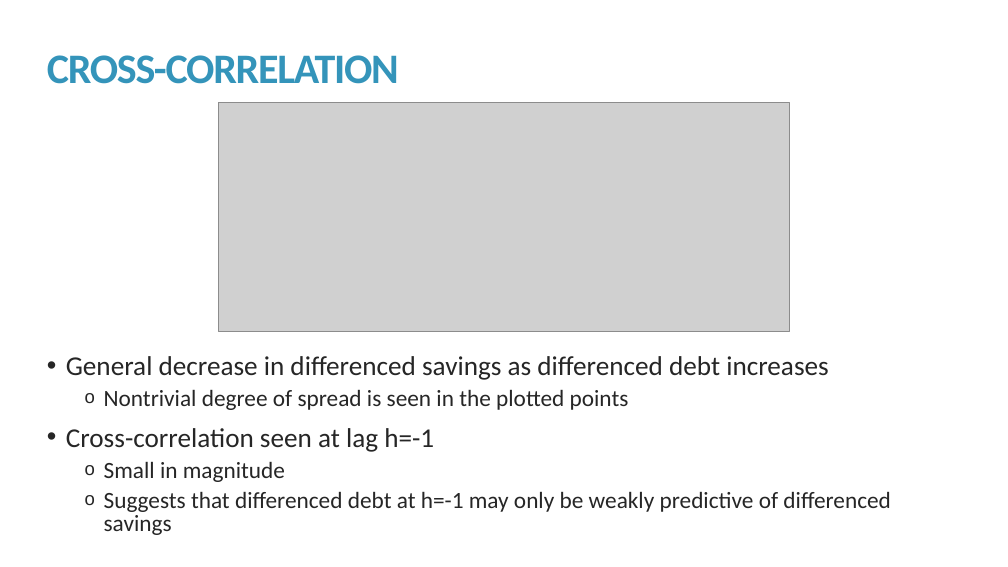
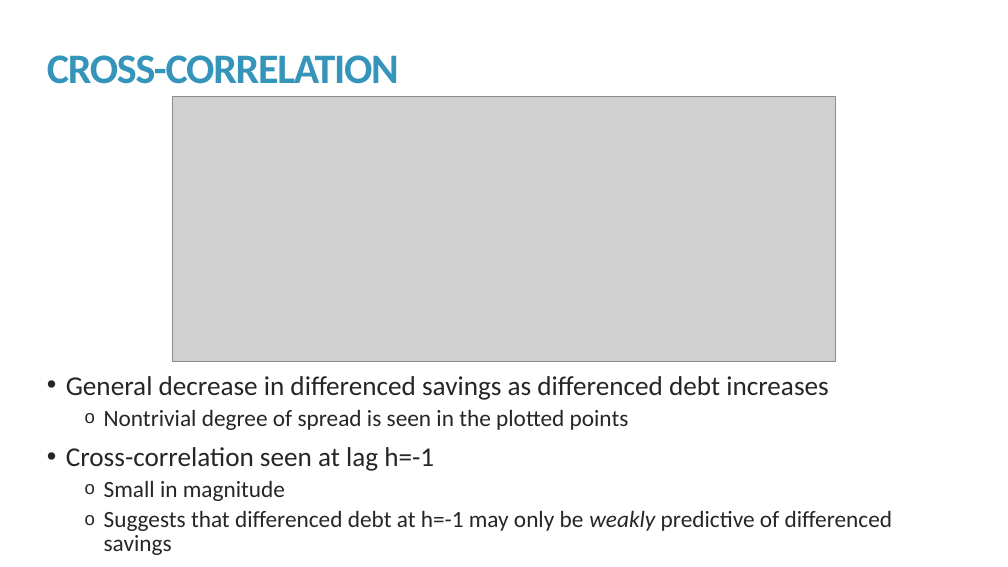
Before and after one commit to kmprioliPROF/MAT_8444_Final_Project, a slide deck: slide 12 of Prioli_Final_Proj.pptx. Drawn at 1008x567 pixels with LibreOffice and Linux fonts; fonts in the diff are those of the drawing; grey boxes stand for pictures. Boxes give left, top, right and bottom in pixels: in the first picture for what was removed or moved away, otherwise in the second. Text is boxed around its words. In the diff, an @@ line names an element or a change of style, - is before the commit and + after.

```diff
--- a/Prioli_Final_Proj.pptx
+++ b/Prioli_Final_Proj.pptx
@@ picture resized from (x1=218, y1=103, x2=789, y2=332) to (x1=173, y1=97, x2=836, y2=361) @@
@@ text "General decrease in differenced savings ..." moved from (x1=66, y1=356, x2=890, y2=535) to (x1=66, y1=376, x2=892, y2=555) @@
@@ text at (x1=104, y1=510, x2=892, y2=555): italic on in "weakly" @@
```
Also in this commit, not shown: 9 other slides changed, 4 slides added, 3 slides removed, 3 other files.
